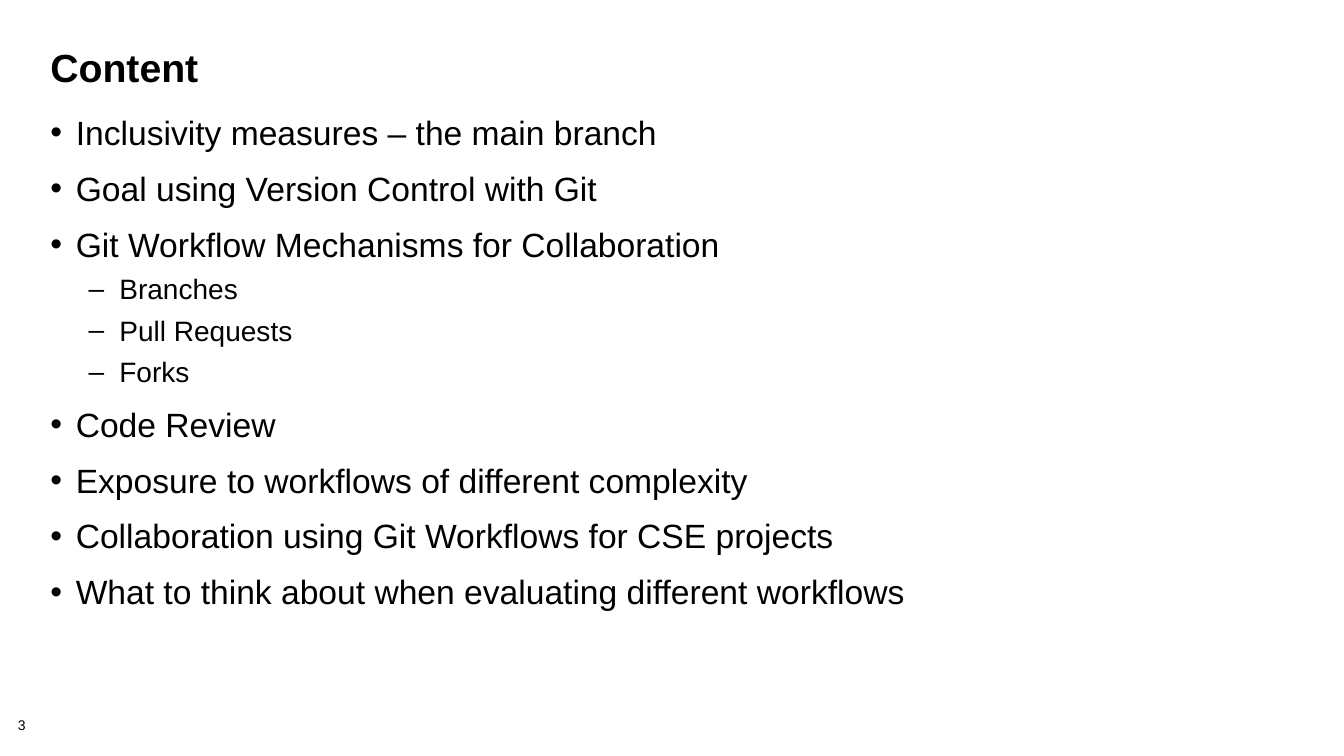
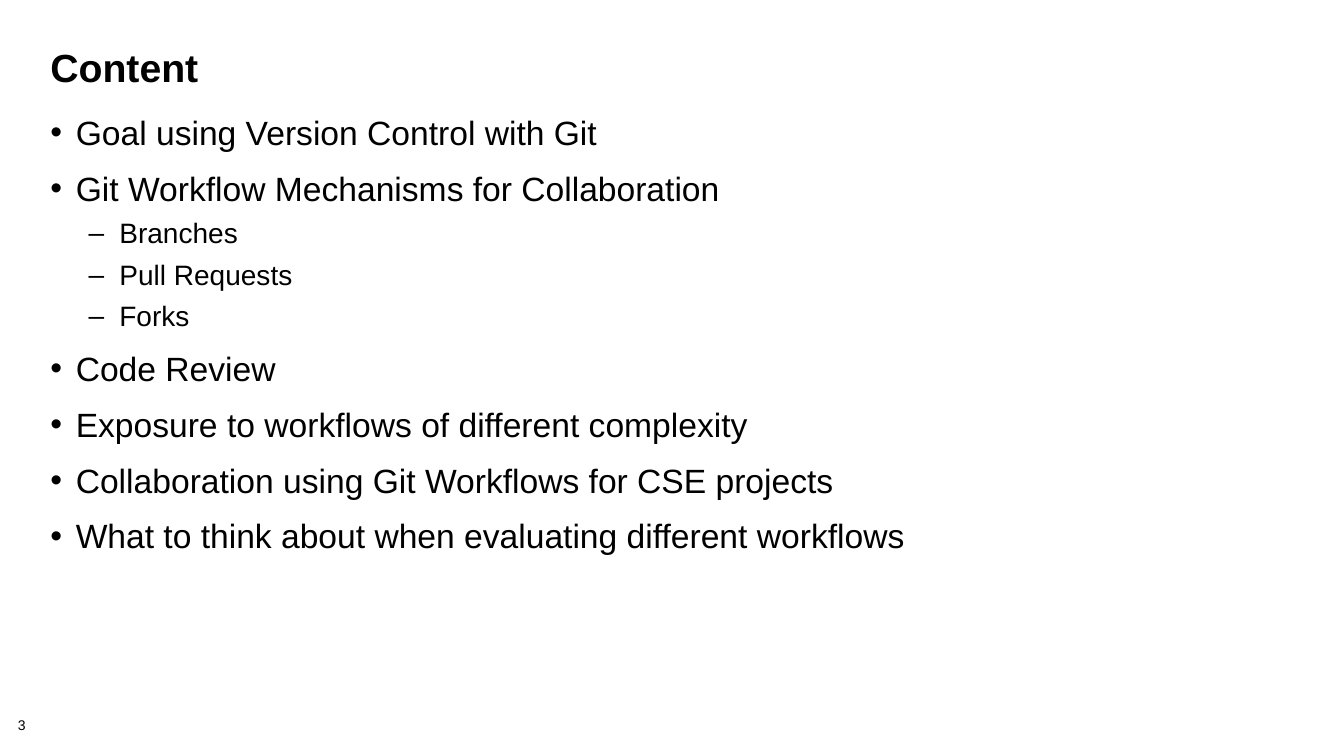
Before and after one commit to bssw-tutorial/presentations, a slide deck: slide 3 of git-workflows.pptx. Drawn at 1344x756 pixels with LibreOffice and Linux fonts; fonts in the diff are those of the drawing; background and template pictures are left out. Boxes give left, top, right and bottom in pixels: in the first picture for what was removed or moved away, otherwise in the second. Text is boxed around its words. In the diff, an @@ line names an element or a change of style, - is before the commit and + after.

```diff
--- a/git-workflows.pptx
+++ b/git-workflows.pptx
@@ text at (x1=76, y1=120, x2=657, y2=152): paragraph removed @@
-• Inclusivity measures – the main branch
```
Also in this commit, not shown: 2 other slides changed, 1 slide removed.
